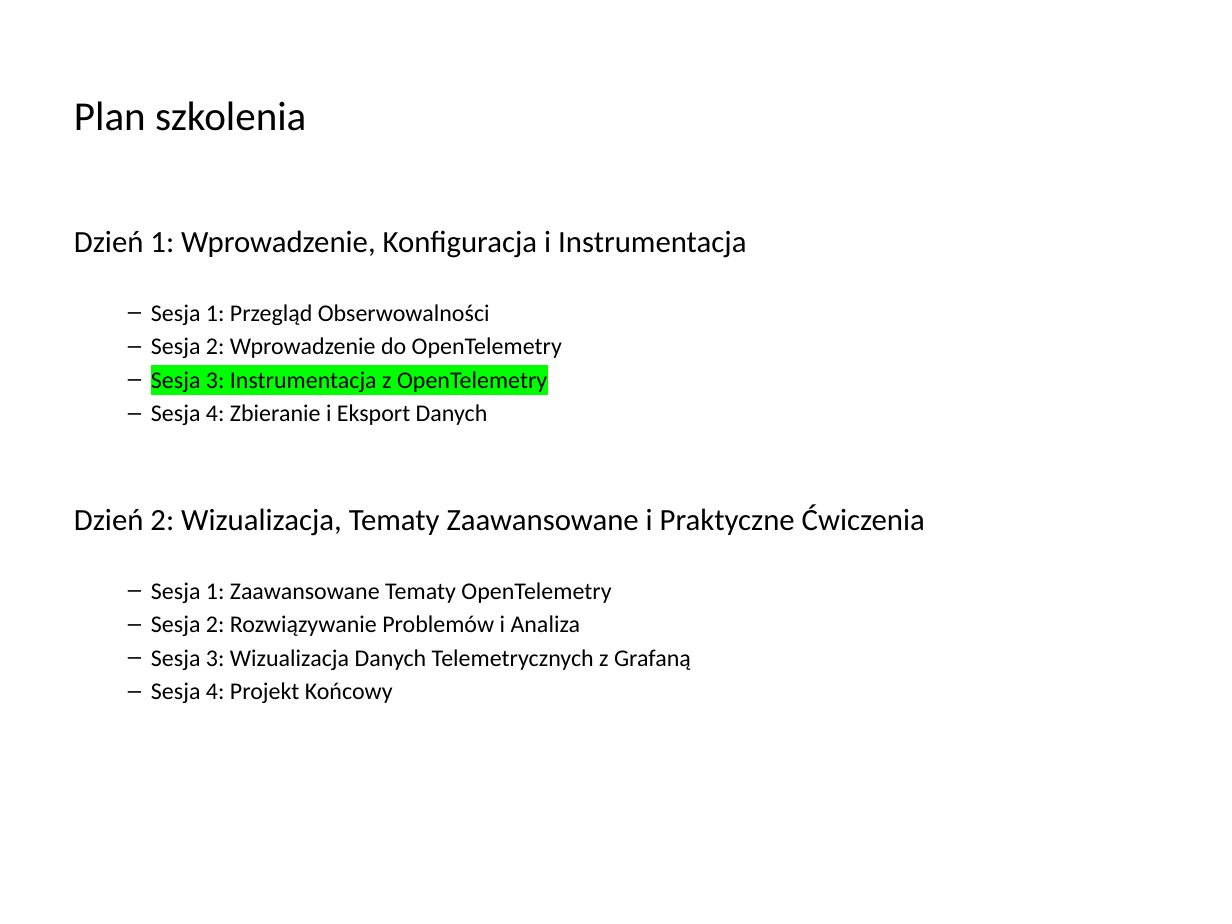
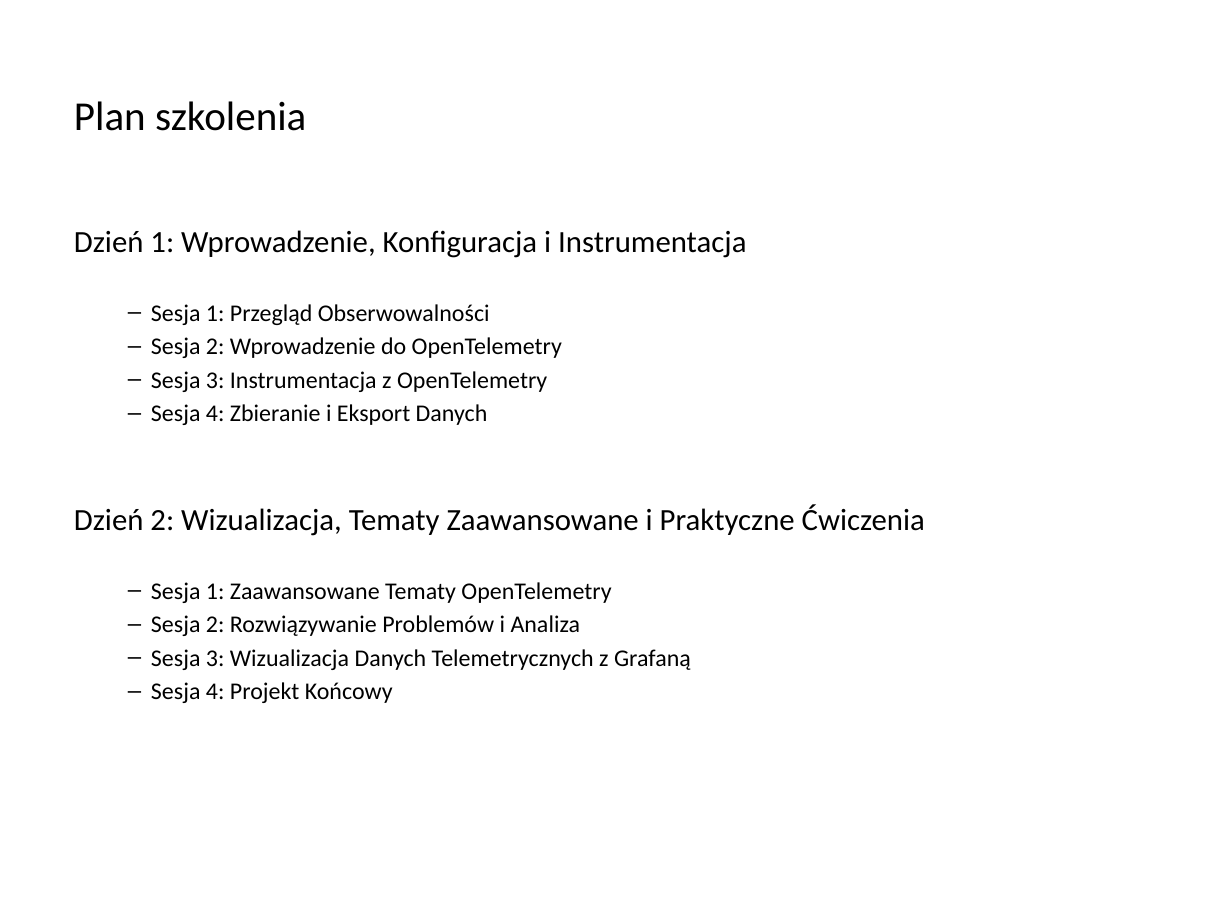
Before and after one commit to Kapsztajn/otel_training_python, a slide deck: slide 2 of otel teoria/Day 1 session 3.4 Propagacja Kontekstu.pptx. Drawn at 1232x924 pixels with LibreOffice and Linux fonts; fonts in the diff are those of the drawing. Boxes give left, top, right and bottom in pixels: in the first picture for what was removed or moved away, otherwise in the second. Text is boxed around its words. In the diff, an @@ line names an element or a change of style, - is before the commit and + after.

```diff
--- a/otel teoria/Day 1 session 3.4 Propagacja Kontekstu.pptx
+++ b/otel teoria/Day 1 session 3.4 Propagacja Kontekstu.pptx
@@ text at (151,371,547,392): highlight #00FF00 to none in "Sesja 3: Instrumentacja z OpenTelemetry" @@
```
Also in this commit, not shown: 1 other slide changed, 23 other files.
